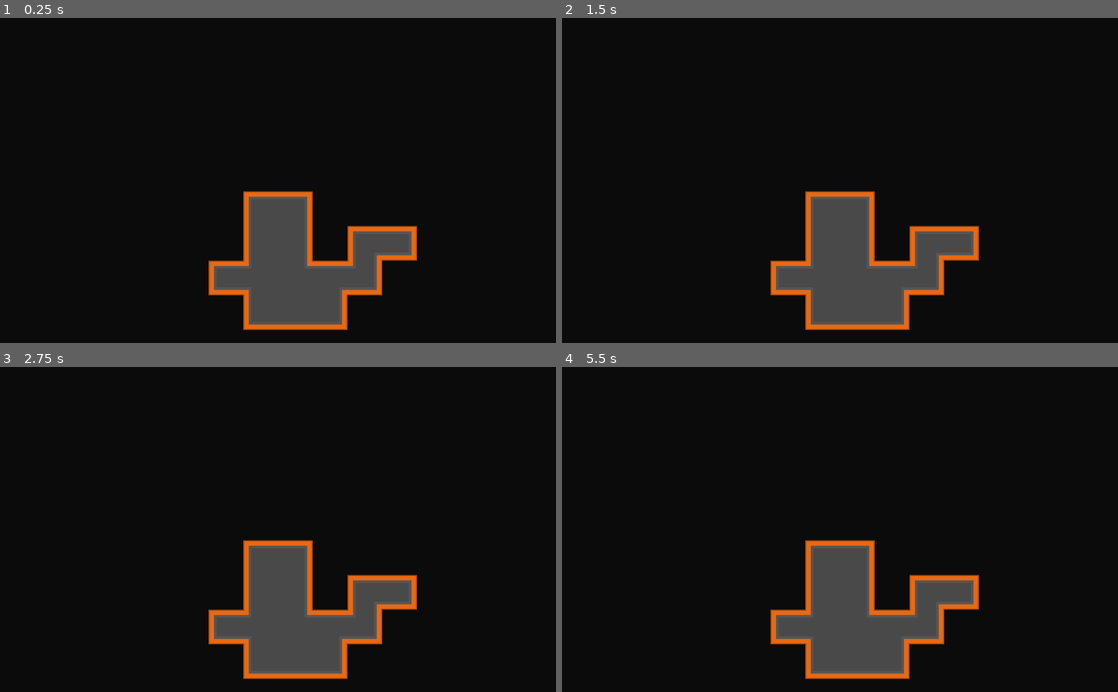
Above: before the commit, frames 1-4 (two rows, left to right).
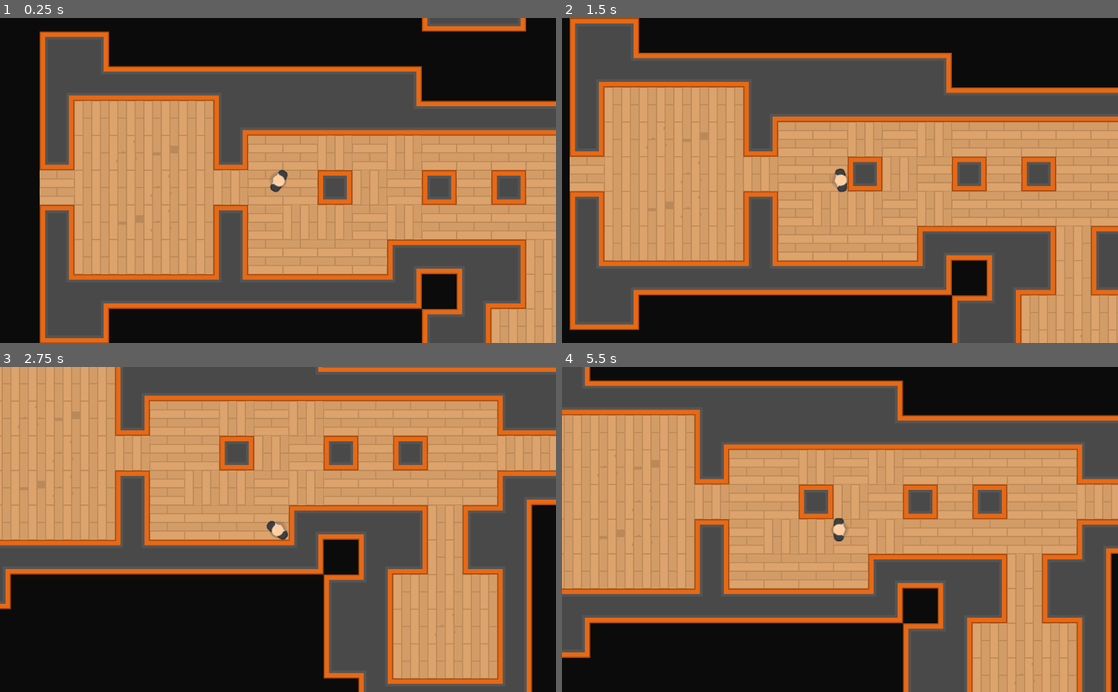
Above: after the commit, the same moments.

Repository: davidvgus/Heistmeisters
Game: Godot game, scene res://Levels/TemplateLevel.tscn
The game is run twice, just before and just after one commit, with the same random seed, the same clock (stepped at 60 frames per second) and the same inputs. This scene is started directly instead of the project's main scene.
Inputs (mouse positions are in pixels of both pictures, inside the frame that each line leads up to):
- Up to frame 1 (0.25 s): no input
- Up to frame 2 (1.5 s): tap Enter at 0.5 s; move the mouse to (962, 164) at 0.52 s; hold D (move_right) 0.53-1.28 s; tap Space at 1.25 s; move the mouse to (728, 196) at 1.27 s; hold S (move_down) from 1.28 s (still down)
- Up to frame 3 (2.75 s): move the mouse to (333, 458) at 2.02 s; release S (move_down) at 2.03 s; hold D (move_right) from 2.03 s (still down)
- Up to frame 4 (5.5 s): move the mouse to (812, 594) at 2.77 s; release D (move_right) at 2.78 s; hold W (move_up) 2.78-3.53 s; move the mouse to (1006, 578) at 3.52 s; hold A (move_left) 3.53-5.03 s; move the mouse to (673, 480) at 4.27 s; tap Enter at 5 s; move the mouse to (867, 529) at 5.02 s; hold S (move_down) from 5.03 s (still down)

The runs differ from the first frame. In frame 1, 71% of the frame differs, in the area x 7-100%, y 0-100%; in frame 2, 75%; in frame 3, 79%; in frame 4, 81%, in the area x 0-100%, y 0-100%.

Commit message:
not sure

Diff:
--- a/Levels/TemplateLevel.tscn
+++ b/Levels/TemplateLevel.tscn
@@ -1,10 +1,18 @@
-[gd_scene load_steps=2 format=2]
+[gd_scene load_steps=3 format=2]
 
 [ext_resource path="res://Tiles/Tiles.tres" type="TileSet" id=1]
+[ext_resource path="res://Characters/Player.tscn" type="PackedScene" id=2]
 
 [node name="TemplateLevel" type="Node2D"]
+position = Vector2( 290.78, -599.006 )
 
 [node name="TileMap" type="TileMap" parent="."]
 tile_set = ExtResource( 1 )
 format = 1
-tile_data = PoolIntArray( 131064, 2, 0, 131065, 2, 5, 131067 …(1144 unchanged characters)… 13, 4, 1, 720914, 2, 65538, 851964, 2, 65538, 851965, 4, 1, 851966, 4, 5, 851967, 4, 3, 786432, 4, 1, 786433, 2, 6, 786434, 3, 0, 786435, 3, 0, 786436, 4, 1, 786437, 3, 0, 786438, 4, 1, 786439, 3, 0, 786440, 3, 0, 786441, 3, 0, 786442, 3, 0, 786443, 3, 0, 786444, 2, 65543, 786445, 2, 196613, 786446, 2, 65544, 786447, 4, 1, 786448, 4, 1, 786449, 4, 1, 786450, 2, 65538, 917500, 2, 65538, 917501, 4, 1, 917502, 4, 1, 917503, 4, 5, 851968, 4, 1, 851969, 4, 1, 851970, 3, 0, 851971, 3, 0, 851972, 2, 196614, 851973, 4, 1, 851974, 3, 0, 851975, 2, 196614, 851976, 3, 0, 851977, 2, 196614, 851978, 3, 0, 851979, 3, 0, 851980, 4, 1, 851981, 4, 1, 851982, 4, 1, 851983, 4, 1, 851984, 4, 1, 851985, 4, 1, 851986, 2, 65538, 983036, 2, 65538, 983037, 4, 1, 983038, 4, 3, 983039, 4, …(1237 unchanged characters)…
+tile_data = PoolIntArray( 131064, 2, 0, 131065, 2, 5, 131067 …(1144 unchanged characters)… 13, 4, 1, 720914, 2, 65538, 851964, 2, 6, 851965, 4, 1, 851966, 4, 5, 851967, 4, 3, 786432, 4, 1, 786433, 2, 6, 786434, 3, 0, 786435, 3, 0, 786436, 4, 1, 786437, 3, 0, 786438, 4, 1, 786439, 3, 0, 786440, 3, 0, 786441, 3, 0, 786442, 3, 0, 786443, 3, 0, 786444, 2, 65543, 786445, 2, 196613, 786446, 2, 65544, 786447, 4, 1, 786448, 4, 1, 786449, 4, 1, 786450, 2, 65538, 917500, 3, 0, 917501, 4, 1, 917502, 4, 1, 917503, 4, 5, 851968, 4, 1, 851969, 4, 1, 851970, 3, 0, 851971, 3, 0, 851972, 2, 196614, 851973, 4, 1, 851974, 3, 0, 851975, 2, 196614, 851976, 3, 0, 851977, 2, 196614, 851978, 3, 0, 851979, 3, 0, 851980, 4, 1, 851981, 4, 1, 851982, 4, 1, 851983, 4, 1, 851984, 4, 1, 851985, 4, 1, 851986, 2, 65538, 983036, 2, 65541, 983037, 4, 1, 983038, 4, 3, 983039, 4, …(1237 unchanged characters)…
+
+[node name="Player" parent="." instance=ExtResource( 2 )]
+position = Vector2( 183.489, 851.289 )
+
+[node name="Camera2D" type="Camera2D" parent="Player"]
+current = true
--- a/Tiles/Tiles.tres
+++ b/Tiles/Tiles.tres
@@ -1,6 +1,147 @@
-[gd_resource type="TileSet" load_steps=2 format=2]
+[gd_resource type="TileSet" load_steps=49 format=2]
 
 [ext_resource path="res://GFX/Tilesheet/tilesheet_complete.png" type="Texture" id=1]
+
+[sub_resource type="ConvexPolygonShape2D" id=1]
+points = PoolVector2Array( 0, 0, 64, 0, 64, 64, 0, 64 )
+
+[sub_resource type="ConvexPolygonShape2D" id=2]
+points = PoolVector2Array( 0, 0, 64, 0, 64, 64, 0, 64 )
+
+[sub_resource type="ConvexPolygonShape2D" id=3]
+points = PoolVector2Array( 0, 0, 64, 0, 64, 64, 0, 64 )
+
+[sub_resource type="ConvexPolygonShape2D" id=4]
+points = PoolVector2Array( 0, 0, 64, 0, 64, 64, 0, 64 )
+
+[sub_resource type="ConvexPolygonShape2D" id=5]
+points = PoolVector2Array( 0, 0, 64, 0, 64, 64, 0, 64 )
+
+[sub_resource type="ConvexPolygonShape2D" id=6]
+points = PoolVector2Array( 0, 0, 64, 0, 64, 64, 0, 64 )
+
+[sub_resource type="ConvexPolygonShape2D" id=7]
+points = PoolVector2Array( 0, 0, 64, 0, 64, 64, 0, 64 )
+
+[sub_resource type="ConvexPolygonShape2D" id=8]
+points = PoolVector2Array( 0, 0, 64, 0, 64, 64, 0, 64 )
+
+[sub_resource type="ConvexPolygonShape2D" id=9]
+points = PoolVector2Array( 0, 0, 64, 0, 64, 64, 0, 64 )
+
+[sub_resource type="ConvexPolygonShape2D" id=10]
+points = PoolVector2Array( 0, 0, 64, 0, 64, 64, 0, 64 )
+
+[sub_resource type="ConvexPolygonShape2D" id=11]
+points = PoolVector2Array( 0, 0, 64, 0, 64, 64, 0, 64 )
+
+[sub_resource type="ConvexPolygonShape2D" id=12]
+points = PoolVector2Array( 0, 0, 64, 0, 64, 64, 0, 64 )
+
+[sub_resource type="ConvexPolygonShape2D" id=13]
+points = PoolVector2Array( 0, 0, 64, 0, 64, 64, 0, 64 )
+
+[sub_resource type="ConvexPolygonShape2D" id=14]
+points = PoolVector2Array( 0, 0, 64, 0, 64, 64, 0, 64 )
+
+[sub_resource type="ConvexPolygonShape2D" id=15]
+points = PoolVector2Array( 0, 0, 64, 0, 64, 64, 0, 64 )
+
+[sub_resource type="ConvexPolygonShape2D" id=16]
+points = PoolVector2Array( 0, 0, 64, 0, 64, 64, 0, 64 )
+
+[sub_resource type="ConvexPolygonShape2D" id=17]
+points = PoolVector2Array( 0, 0, 64, 0, 64, 64, 0, 64 )
+
+[sub_resource type="ConvexPolygonShape2D" id=18]
+points = PoolVector2Array( 0, 0, 64, 0, 64, 64, 0, 64 )
+
+[sub_resource type="ConvexPolygonShape2D" id=19]
+points = PoolVector2Array( 0, 0, 64, 0, 64, 64, 0, 64 )
+
+[sub_resource type="ConvexPolygonShape2D" id=20]
+points = PoolVector2Array( 0, 0, 64, 0, 64, 64, 0, 64 )
+
+[sub_resource type="ConvexPolygonShape2D" id=21]
+points = PoolVector2Array( 0, 0, 64, 0, 64, 64, 0, 64 )
+
+[sub_resource type="ConvexPolygonShape2D" id=22]
+points = PoolVector2Array( 0, 0, 64, 0, 64, 64, 0, 64 )
+
+[sub_resource type="ConvexPolygonShape2D" id=23]
+points = PoolVector2Array( 0, 0, 64, 0, 64, 64, 0, 64 )
+
+[sub_resource type="ConvexPolygonShape2D" id=24]
+points = PoolVector2Array( 0, 0, 64, 0, 64, 64, 0, 64 )
+
+[sub_resource type="ConvexPolygonShape2D" id=25]
+points = PoolVector2Array( 0, 0, 64, 0, 64, 64, 0, 64 )
+
+[sub_resource type="ConvexPolygonShape2D" id=26]
+points = PoolVector2Array( 0, 0, 64, 0, 64, 64, 0, 64 )
+
+[sub_resource type="ConvexPolygonShape2D" id=27]
+points = PoolVector2Array( 0, 0, 64, 0, 64, 64, 0, 64 )
+
+[sub_resource type="ConvexPolygonShape2D" id=28]
+points = PoolVector2Array( 0, 0, 64, 0, 64, 64, 0, 64 )
+
+[sub_resource type="ConvexPolygonShape2D" id=29]
+points = PoolVector2Array( 0, 0, 64, 0, 64, 64, 0, 64 )
+
+[sub_resource type="ConvexPolygonShape2D" id=30]
+points = PoolVector2Array( 0, 0, 64, 0, 64, 64, 0, 64 )
+
+[sub_resource type="ConvexPolygonShape2D" id=31]
+points = PoolVector2Array( 0, 0, 64, 0, 64, 64, 0, 64 )
+
+[sub_resource type="ConvexPolygonShape2D" id=32]
+points = PoolVector2Array( 0, 0, 64, 0, 64, 64, 0, 64 )
+
+[sub_resource type="ConvexPolygonShape2D" id=33]
+points = PoolVector2Array( 0, 0, 64, 0, 64, 64, 0, 64 )
+
+[sub_resource type="ConvexPolygonShape2D" id=34]
+points = PoolVector2Array( 0, 0, 64, 0, 64, 64, 0, 64 )
+
+[sub_resource type="ConvexPolygonShape2D" id=35]
+points = PoolVector2Array( 0, 0, 64, 0, 64, 64, 0, 64 )
+
+[sub_resource type="ConvexPolygonShape2D" id=36]
+points = PoolVector2Array( 0, 0, 64, 0, 64, 64, 0, 64 )
+
+[sub_resource type="ConvexPolygonShape2D" id=37]
+points = PoolVector2Array( 0, 0, 64, 0, 64, 64, 0, 64 )
+
+[sub_resource type="ConvexPolygonShape2D" id=38]
+points = PoolVector2Array( 0, 0, 64, 0, 64, 64, 0, 64 )
+
+[sub_resource type="ConvexPolygonShape2D" id=39]
+points = PoolVector2Array( 0, 0, 64, 0, 64, 64, 0, 64 )
+
+[sub_resource type="ConvexPolygonShape2D" id=40]
+points = PoolVector2Array( 0, 0, 64, 0, 64, 64, 0, 64 )
+
+[sub_resource type="ConvexPolygonShape2D" id=41]
+points = PoolVector2Array( 0, 0, 64, 0, 64, 64, 0, 64 )
+
+[sub_resource type="ConvexPolygonShape2D" id=42]
+points = PoolVector2Array( 0, 0, 64, 0, 64, 64, 0, 64 )
+
+[sub_resource type="ConvexPolygonShape2D" id=43]
+points = PoolVector2Array( 0, 0, 64, 0, 64, 64, 0, 64 )
+
+[sub_resource type="ConvexPolygonShape2D" id=44]
+points = PoolVector2Array( 0, 0, 64, 0, 64, 64, 0, 64 )
+
+[sub_resource type="ConvexPolygonShape2D" id=45]
+points = PoolVector2Array( 0, 0, 64, 0, 64, 64, 0, 64 )
+
+[sub_resource type="ConvexPolygonShape2D" id=46]
+points = PoolVector2Array( 0, 0, 64, 0, 64, 64, 0, 64 )
+
+[sub_resource type="ConvexPolygonShape2D" id=47]
+points = PoolVector2Array( 0, 0, 64, 0, 64, 64, 0, 64 )
 
 [resource]
 0/name = "mainimage"
@@ -49,7 +190,289 @@
 2/autotile/z_index_map = [  ]
 2/occluder_offset = Vector2( 0, 0 )
 2/navigation_offset = Vector2( 0, 0 )
-2/shapes = [  ]
+2/shapes = [ {
+"autotile_coord": Vector2( 0, 0 ),
+"one_way": false,
+"one_way_margin": 1.0,
+"shape": SubResource( 1 ),
+"shape_transform": Transform2D( 1, 0, 0, 1, 0, 0 )
+}, {
+"autotile_coord": Vector2( 1, 0 ),
+"one_way": false,
+"one_way_margin": 1.0,
+"shape": SubResource( 2 ),
+"shape_transform": Transform2D( 1, 0, 0, 1, 0, 0 )
+}, {
+"autotile_coord": Vector2( 2, 0 ),
+"one_way": false,
+"one_way_margin": 1.0,
+"shape": SubResource( 3 ),
+"shape_transform": Transform2D( 1, 0, 0, 1, 0, 0 )
+}, {
+"autotile_coord": Vector2( 3, 0 ),
+"one_way": false,
+"one_way_margin": 1.0,
+"shape": SubResource( 4 ),
+"shape_transform": Transform2D( 1, 0, 0, 1, 0, 0 )
+}, {
+"autotile_coord": Vector2( 4, 0 ),
+"one_way": false,
+"one_way_margin": 1.0,
+"shape": SubResource( 5 ),
+"shape_transform": Transform2D( 1, 0, 0, 1, 0, 0 )
+}, {
+"autotile_coord": Vector2( 5, 0 ),
+"one_way": false,
+"one_way_margin": 1.0,
+"shape": SubResource( 6 ),
+"shape_transform": Transform2D( 1, 0, 0, 1, 0, 0 )
+}, {
+"autotile_coord": Vector2( 6, 0 ),
+"one_way": false,
+"one_way_margin": 1.0,
+"shape": SubResource( 7 ),
+"shape_transform": Transform2D( 1, 0, 0, 1, 0, 0 )
+}, {
+"autotile_coord": Vector2( 7, 0 ),
+"one_way": false,
+"one_way_margin": 1.0,
+"shape": SubResource( 8 ),
+"shape_transform": Transform2D( 1, 0, 0, 1, 0, 0 )
+}, {
+"autotile_coord": Vector2( 8, 0 ),
+"one_way": false,
+"one_way_margin": 1.0,
+"shape": SubResource( 9 ),
+"shape_transform": Transform2D( 1, 0, 0, 1, 0, 0 )
+}, {
+"autotile_coord": Vector2( 0, 1 ),
+"one_way": false,
+"one_way_margin": 1.0,
+"shape": SubResource( 10 ),
+"shape_transform": Transform2D( 1, 0, 0, 1, 0, 0 )
+}, {
+"autotile_coord": Vector2( 1, 1 ),
+"one_way": false,
+"one_way_margin": 1.0,
+"shape": SubResource( 11 ),
+"shape_transform": Transform2D( 1, 0, 0, 1, 0, 0 )
+}, {
+"autotile_coord": Vector2( 2, 1 ),
+"one_way": false,
+"one_way_margin": 1.0,
+"shape": SubResource( 12 ),
+"shape_transform": Transform2D( 1, 0, 0, 1, 0, 0 )
+}, {
+"autotile_coord": Vector2( 3, 1 ),
+"one_way": false,
+"one_way_margin": 1.0,
+"shape": SubResource( 13 ),
+"shape_transform": Transform2D( 1, 0, 0, 1, 0, 0 )
+}, {
+"autotile_coord": Vector2( 4, 1 ),
+"one_way": false,
+"one_way_margin": 1.0,
+"shape": SubResource( 14 ),
+"shape_transform": Transform2D( 1, 0, 0, 1, 0, 0 )
+}, {
+"autotile_coord": Vector2( 5, 1 ),
+"one_way": false,
+"one_way_margin": 1.0,
+"shape": SubResource( 15 ),
+"shape_transform": Transform2D( 1, 0, 0, 1, 0, 0 )
+}, {
+"autotile_coord": Vector2( 6, 1 ),
+"one_way": false,
+"one_way_margin": 1.0,
+"shape": SubResource( 16 ),
+"shape_transform": Transform2D( 1, 0, 0, 1, 0, 0 )
+}, {
+"autotile_coord": Vector2( 7, 1 ),
+"one_way": false,
+"one_way_margin": 1.0,
+"shape": SubResource( 17 ),
+"shape_transform": Transform2D( 1, 0, 0, 1, 0, 0 )
+}, {
+"autotile_coord": Vector2( 8, 1 ),
+"one_way": false,
+"one_way_margin": 1.0,
+"shape": SubResource( 18 ),
+"shape_transform": Transform2D( 1, 0, 0, 1, 0, 0 )
+}, {
+"autotile_coord": Vector2( 0, 2 ),
+"one_way": false,
+"one_way_margin": 1.0,
+"shape": SubResource( 19 ),
+"shape_transform": Transform2D( 1, 0, 0, 1, 0, 0 )
+}, {
+"autotile_coord": Vector2( 1, 2 ),
+"one_way": false,
+"one_way_margin": 1.0,
+"shape": SubResource( 20 ),
+"shape_transform": Transform2D( 1, 0, 0, 1, 0, 0 )
+}, {
+"autotile_coord": Vector2( 2, 2 ),
+"one_way": false,
+"one_way_margin": 1.0,
+"shape": SubResource( 21 ),
+"shape_transform": Transform2D( 1, 0, 0, 1, 0, 0 )
+}, {
+"autotile_coord": Vector2( 3, 2 ),
+"one_way": false,
+"one_way_margin": 1.0,
+"shape": SubResource( 22 ),
+"shape_transform": Transform2D( 1, 0, 0, 1, 0, 0 )
+}, {
+"autotile_coord": Vector2( 4, 2 ),
+"one_way": false,
+"one_way_margin": 1.0,
+"shape": SubResource( 23 ),
+"shape_transform": Transform2D( 1, 0, 0, 1, 0, 0 )
+}, {
+"autotile_coord": Vector2( 5, 2 ),
+"one_way": false,
+"one_way_margin": 1.0,
+"shape": SubResource( 24 ),
+"shape_transform": Transform2D( 1, 0, 0, 1, 0, 0 )
+}, {
+"autotile_coord": Vector2( 6, 2 ),
+"one_way": false,
+"one_way_margin": 1.0,
+"shape": SubResource( 25 ),
+"shape_transform": Transform2D( 1, 0, 0, 1, 0, 0 )
+}, {
+"autotile_coord": Vector2( 7, 2 ),
+"one_way": false,
+"one_way_margin": 1.0,
+"shape": SubResource( 26 ),
+"shape_transform": Transform2D( 1, 0, 0, 1, 0, 0 )
+}, {
+"autotile_coord": Vector2( 0, 3 ),
+"one_way": false,
+"one_way_margin": 1.0,
+"shape": SubResource( 27 ),
+"shape_transform": Transform2D( 1, 0, 0, 1, 0, 0 )
+}, {
+"autotile_coord": Vector2( 1, 3 ),
+"one_way": false,
+"one_way_margin": 1.0,
+"shape": SubResource( 28 ),
+"shape_transform": Transform2D( 1, 0, 0, 1, 0, 0 )
+}, {
+"autotile_coord": Vector2( 2, 3 ),
+"one_way": false,
+"one_way_margin": 1.0,
+"shape": SubResource( 29 ),
+"shape_transform": Transform2D( 1, 0, 0, 1, 0, 0 )
+}, {
+"autotile_coord": Vector2( 3, 3 ),
+"one_way": false,
+"one_way_margin": 1.0,
+"shape": SubResource( 30 ),
+"shape_transform": Transform2D( 1, 0, 0, 1, 0, 0 )
+}, {
+"autotile_coord": Vector2( 4, 3 ),
+"one_way": false,
+"one_way_margin": 1.0,
+"shape": SubResource( 31 ),
+"shape_transform": Transform2D( 1, 0, 0, 1, 0, 0 )
+}, {
+"autotile_coord": Vector2( 5, 3 ),
+"one_way": false,
+"one_way_margin": 1.0,
+"shape": SubResource( 32 ),
+"shape_transform": Transform2D( 1, 0, 0, 1, 0, 0 )
+}, {
+"autotile_coord": Vector2( 6, 3 ),
+"one_way": false,
+"one_way_margin": 1.0,
+"shape": SubResource( 33 ),
+"shape_transform": Transform2D( 1, 0, 0, 1, 0, 0 )
+}, {
+"autotile_coord": Vector2( 6, 4 ),
+"one_way": false,
+"one_way_margin": 1.0,
+"shape": SubResource( 34 ),
+"shape_transform": Transform2D( 1, 0, 0, 1, 0, 0 )
+}, {
+"autotile_coord": Vector2( 5, 4 ),
+"one_way": false,
+"one_way_margin": 1.0,
+"shape": SubResource( 35 ),
+"shape_transform": Transform2D( 1, 0, 0, 1, 0, 0 )
+}, {
+"autotile_coord": Vector2( 4, 4 ),
+"one_way": false,
+"one_way_margin": 1.0,
+"shape": SubResource( 36 ),
+"shape_transform": Transform2D( 1, 0, 0, 1, 0, 0 )
+}, {
+"autotile_coord": Vector2( 3, 4 ),
+"one_way": false,
+"one_way_margin": 1.0,
+"shape": SubResource( 37 ),
+"shape_transform": Transform2D( 1, 0, 0, 1, 0, 0 )
+}, {
+"autotile_coord": Vector2( 2, 4 ),
+"one_way": false,
+"one_way_margin": 1.0,
+"shape": SubResource( 38 ),
+"shape_transform": Transform2D( 1, 0, 0, 1, 0, 0 )
+}, {
+"autotile_coord": Vector2( 1, 4 ),
+"one_way": false,
+"one_way_margin": 1.0,
+"shape": SubResource( 39 ),
+"shape_transform": Transform2D( 1, 0, 0, 1, 0, 0 )
+}, {
+"autotile_coord": Vector2( 0, 4 ),
+"one_way": false,
+"one_way_margin": 1.0,
+"shape": SubResource( 40 ),
+"shape_transform": Transform2D( 1, 0, 0, 1, 0, 0 )
+}, {
+"autotile_coord": Vector2( 0, 5 ),
+"one_way": false,
+"one_way_margin": 1.0,
+"shape": SubResource( 41 ),
+"shape_transform": Transform2D( 1, 0, 0, 1, 0, 0 )
+}, {
+"autotile_coord": Vector2( 1, 5 ),
+"one_way": false,
+"one_way_margin": 1.0,
+"shape": SubResource( 42 ),
+"shape_transform": Transform2D( 1, 0, 0, 1, 0, 0 )
+}, {
+"autotile_coord": Vector2( 2, 5 ),
+"one_way": false,
+"one_way_margin": 1.0,
+"shape": SubResource( 43 ),
+"shape_transform": Transform2D( 1, 0, 0, 1, 0, 0 )
+}, {
+"autotile_coord": Vector2( 3, 5 ),
+"one_way": false,
+"one_way_margin": 1.0,
+"shape": SubResource( 44 ),
+"shape_transform": Transform2D( 1, 0, 0, 1, 0, 0 )
+}, {
+"autotile_coord": Vector2( 4, 5 ),
+"one_way": false,
+"one_way_margin": 1.0,
+"shape": SubResource( 45 ),
+"shape_transform": Transform2D( 1, 0, 0, 1, 0, 0 )
+}, {
+"autotile_coord": Vector2( 5, 5 ),
+"one_way": false,
+"one_way_margin": 1.0,
+"shape": SubResource( 46 ),
+"shape_transform": Transform2D( 1, 0, 0, 1, 0, 0 )
+}, {
+"autotile_coord": Vector2( 6, 5 ),
+"one_way": false,
+"one_way_margin": 1.0,
+"shape": SubResource( 47 ),
+"shape_transform": Transform2D( 1, 0, 0, 1, 0, 0 )
+} ]
 2/z_index = 0
 3/name = "Floor1"
 3/texture = ExtResource( 1 )
